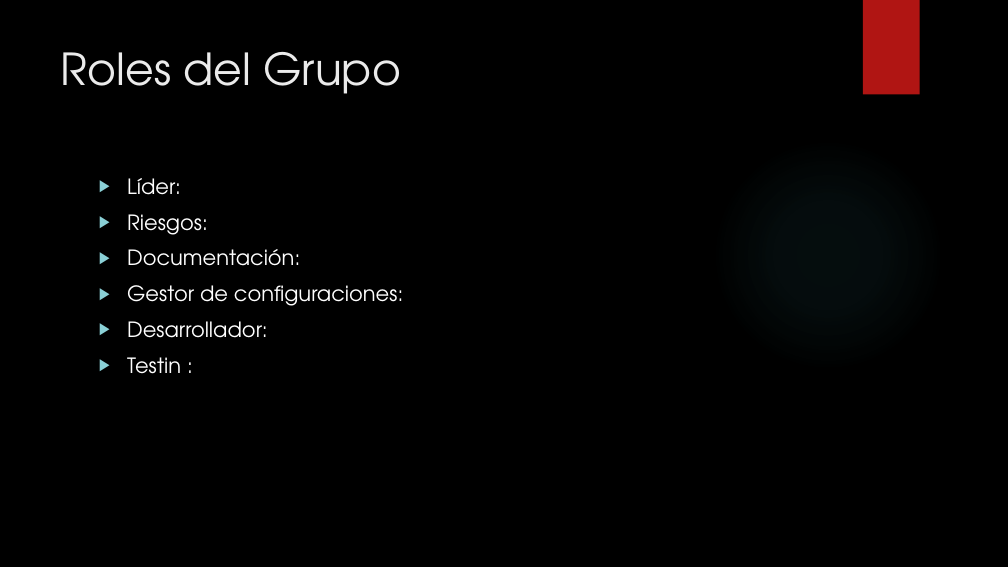
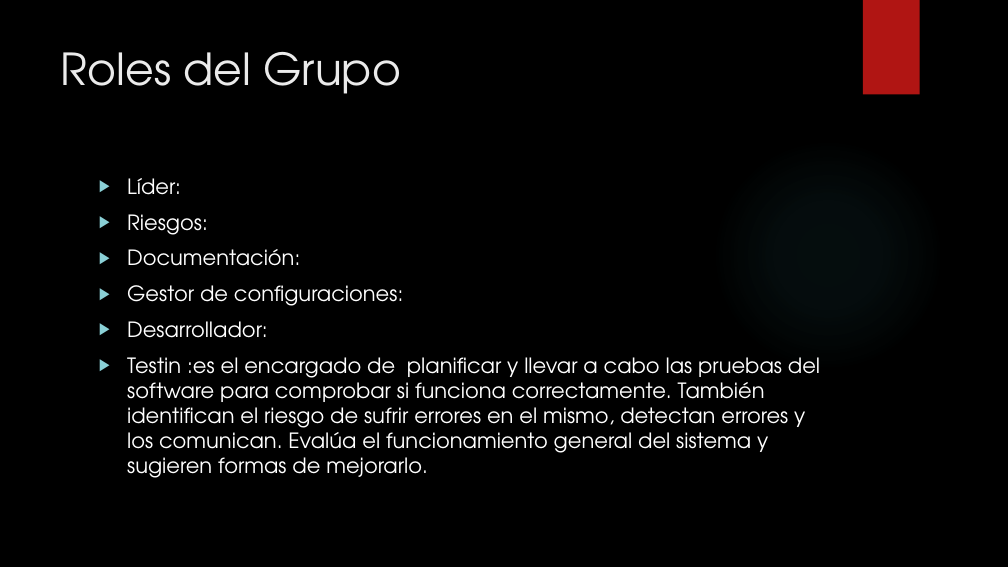
Before and after one commit to francben/proyectoDeliberyApp, a slide deck: slide 19 of Presentacion de Clase.pptx. Drawn at 1008x567 pixels with LibreOffice and Linux fonts; fonts in the diff are those of the drawing; background and template pictures are left out. Boxes give left, top, right and bottom in pixels: in the first picture for what was removed or moved away, otherwise in the second. Text is boxed around its words. In the diff, an @@ line names an element or a change of style, - is before the commit and + after.

Commit message:
agregando descripcion sobre el testin

```diff
--- a/Presentacion de Clase.pptx
+++ b/Presentacion de Clase.pptx
@@ text at bbox=[127, 357, 820, 478]: text changed @@
-▶ Testin :
+▶ Testin :es el encargado de planificar y llevar a cabo las pruebas del software para comprobar si funciona correctamente. También identifican el riesgo de sufrir errores en el mismo, detectan errores y los comunican. Evalúa el funcionamiento general del sistema y sugieren formas de mejorarlo.
```
